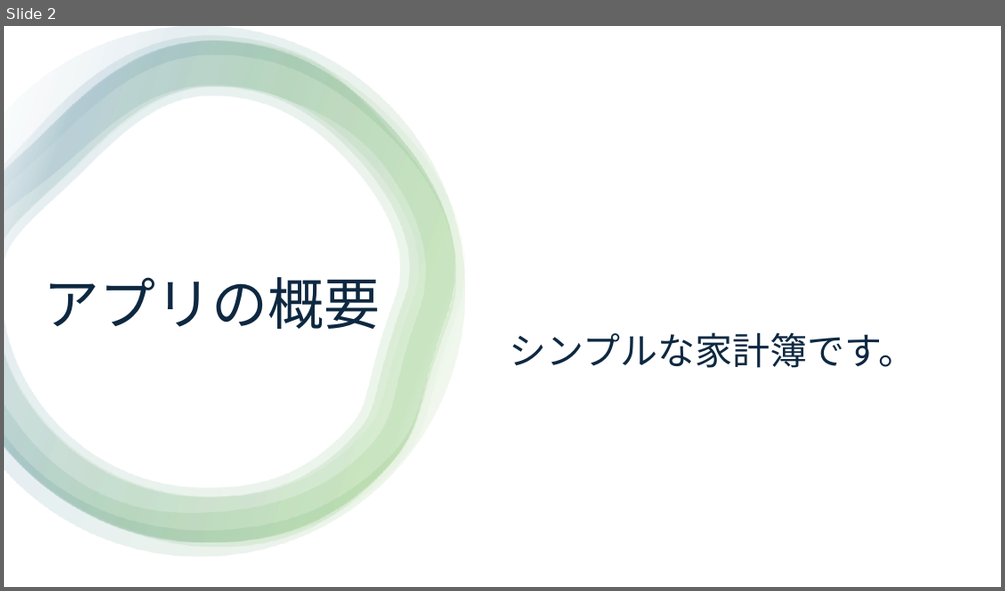
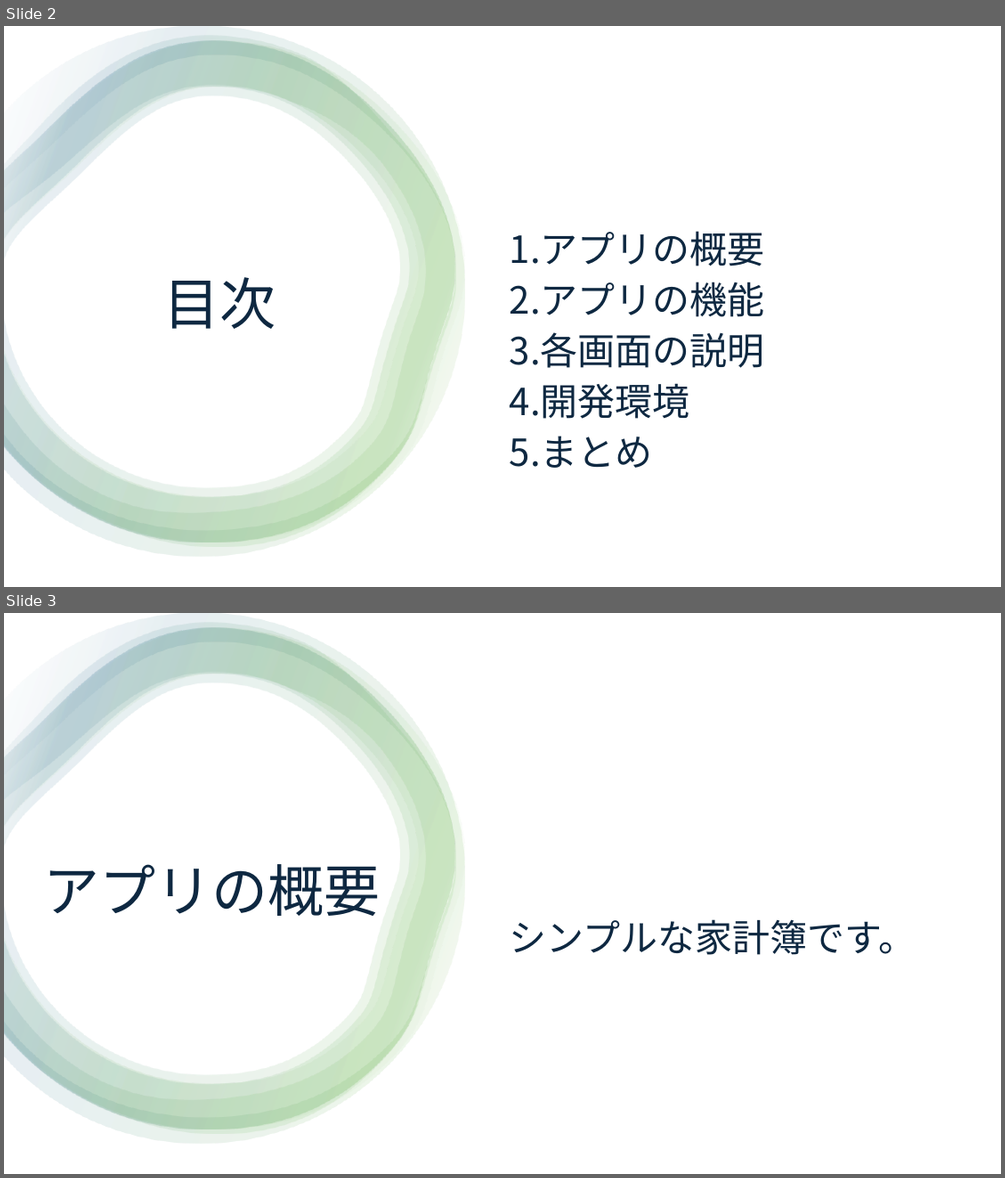
Before and after one commit to iwasitamasayosi/flutter_application_1, a slide deck: 家計簿_岩下暢秀.pptx. Shown one above the other, each under a label of ours: slide 2 before the commit, slides 2 and 3 after it. The pictures are 1005x591 and 1005x1178 pixels, drawn with LibreOffice and Linux fonts; fonts in the diff are those of the drawing. Boxes give left, top, right and bottom in pixels: in the first picture for what was removed or moved away, otherwise in the second. Text is boxed around its words. In the diff, an @@ line names an element or a change of style, - is before the commit and + after.

```diff
--- a/家計簿_岩下暢秀.pptx
+++ b/家計簿_岩下暢秀.pptx
@@ slide 2 added at [4,26,1001,587], background #FFFFFF @@
@@ rectangle added at [4,26,1001,587], fill #FFFFFF @@
@@ group added at [4,26,465,556]: 5 freeform shapes @@
@@ text added at [510,231,765,467], 36 pt, text #0E2841 @@
+1.アプリの概要
+2.アプリの機能
+3.各画面の説明
+4.開発環境
+5.まとめ
@@ title added at [163,277,275,329], 54 pt, text #0E2841 @@
+目次
@@ what was slide 2 is now slide 3 @@
```
Also in this commit, not shown: 2 slides changed.
